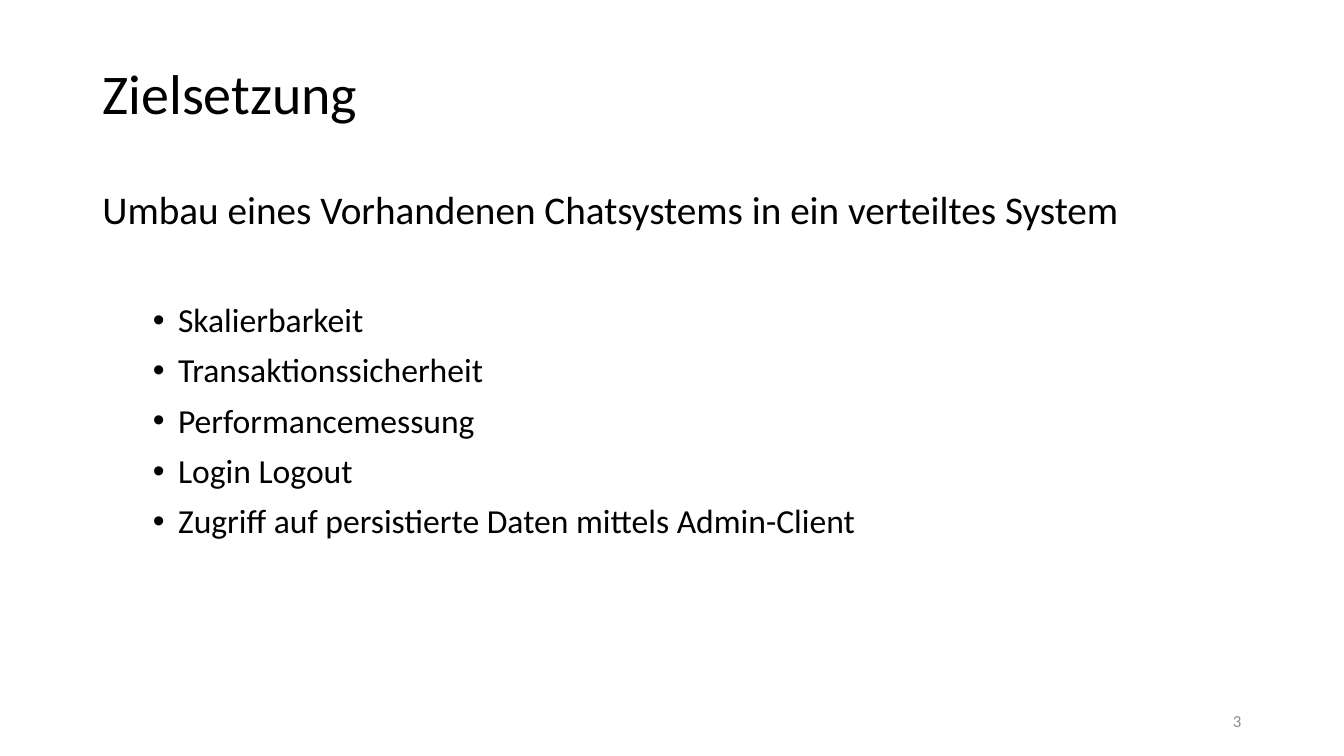
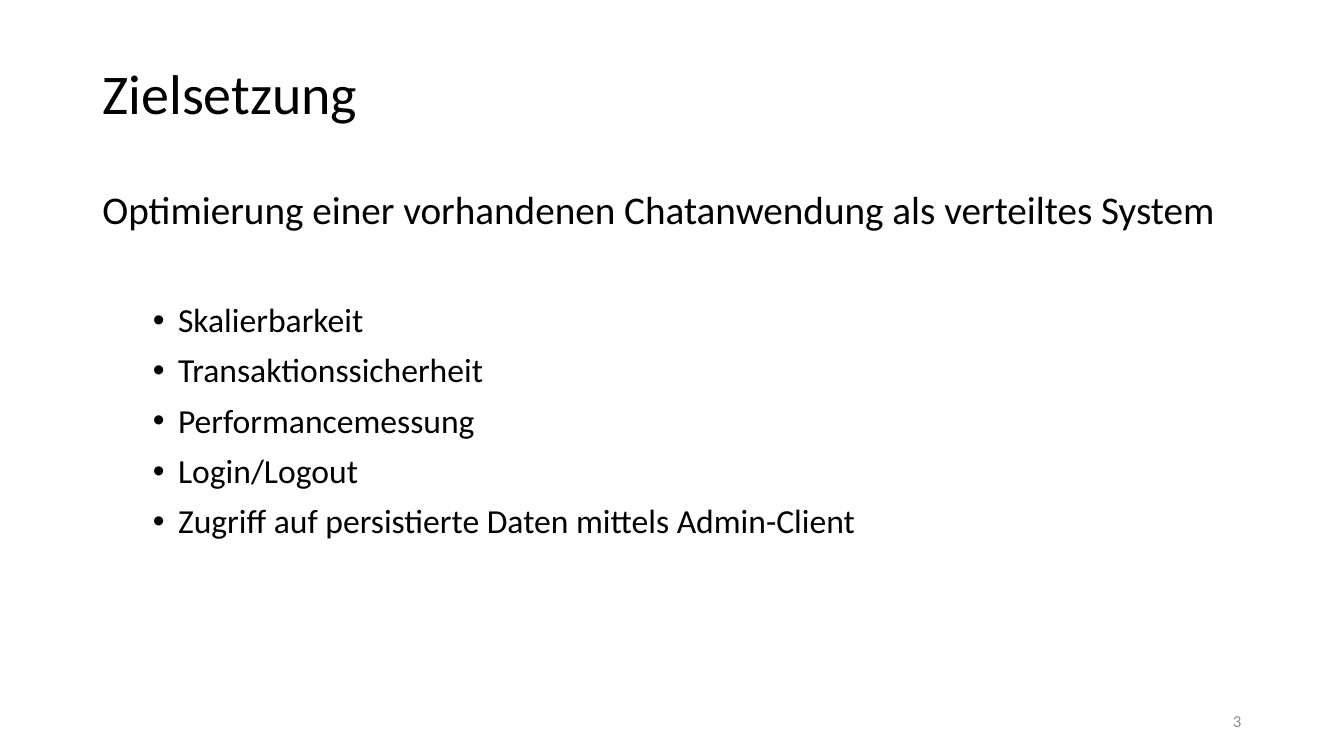
Before and after one commit to chrissike/chatapplication, a slide deck: slide 3 of dokumentation/vortrag.pptx. Drawn at 1344x756 pixels with LibreOffice and Linux fonts; fonts in the diff are those of the drawing; background and template pictures are left out. Boxes give left, top, right and bottom in pixels: in the first picture for what was removed or moved away, otherwise in the second. Text is boxed around its words. In the diff, an @@ line names an element or a change of style, - is before the commit and + after.

```diff
--- a/dokumentation/vortrag.pptx
+++ b/dokumentation/vortrag.pptx
@@ text at <box>102,196,1214,231</box>: text changed @@
-Umbau eines Vorhandenen Chatsystems in ein verteiltes System
+Optimierung einer vorhandenen Chatanwendung als verteiltes System
@@ text at <box>178,459,358,489</box>: text changed @@
-    • Login Logout
+    • Login/Logout
```
Also in this commit, not shown: 5 other slides changed, 2 other files.
